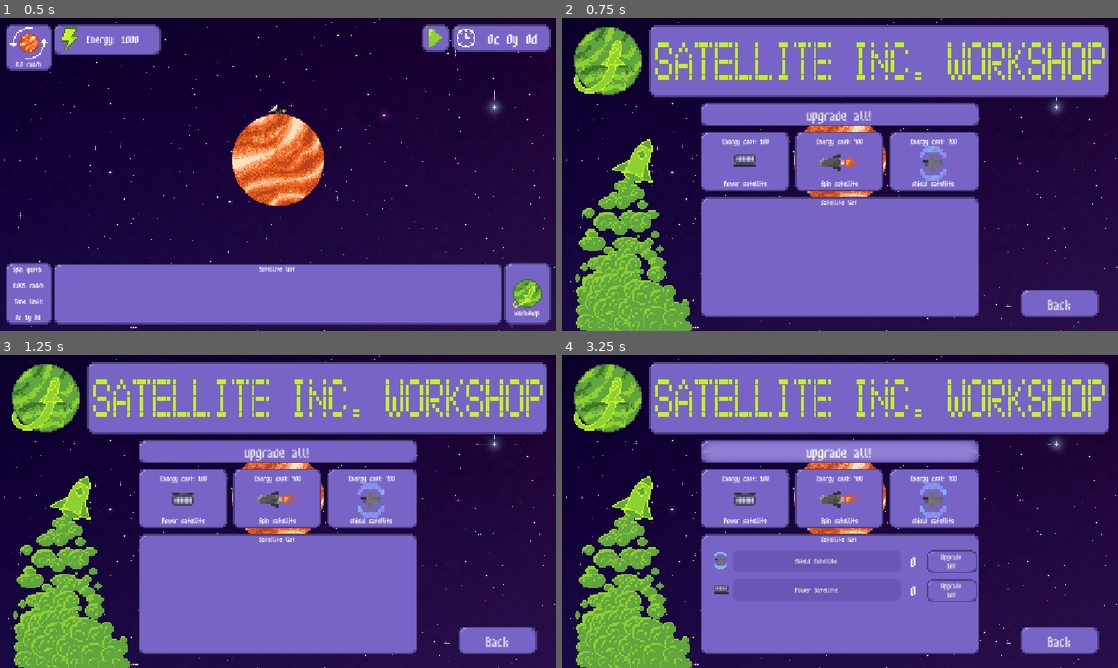
Above: before the commit, frames 1-4 (two rows, left to right).
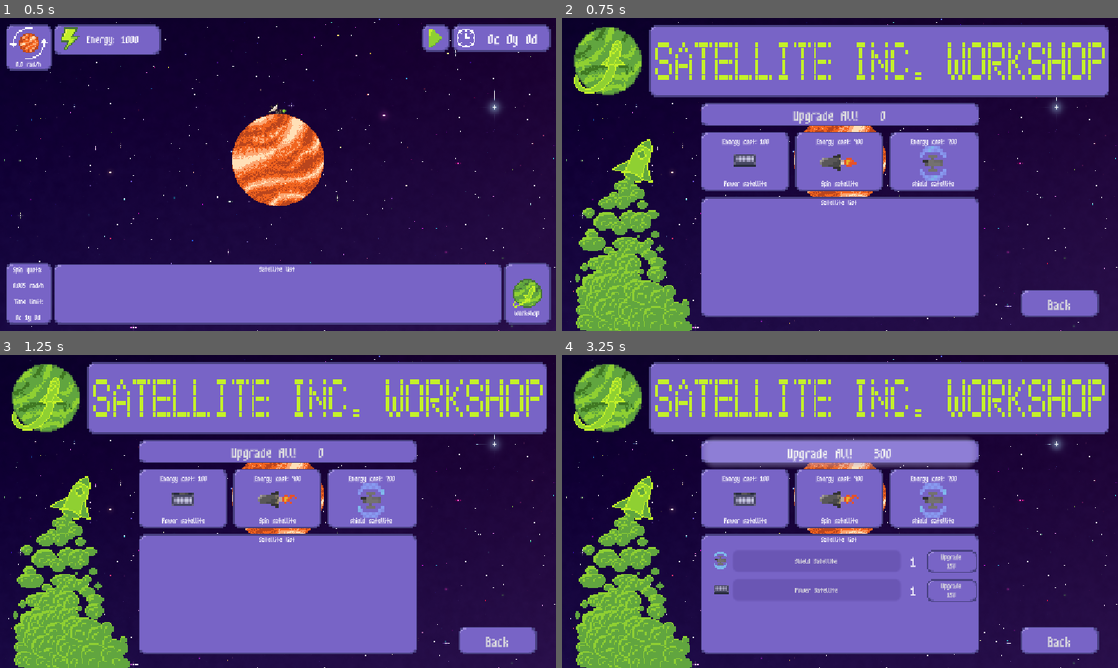
Above: after the commit, the same moments.

Repository: SpookyPlagueDoc777/Orbit-game
Game: Godot game, scene res://Scenes/Game/main_node.tscn
Same seed, same stepped clock (60 frames per second), same inputs: the game is played once before the commit and once after it.
Inputs (mouse positions are in pixels of both pictures, inside the frame that each line leads up to):
- Up to frame 1 (0.5 s): no input
- Up to frame 2 (0.75 s): click (1090, 293) at 0.5 s
- Up to frame 3 (1.25 s): no input
- Up to frame 4 (3.25 s): tap Enter at 1.25 s; move the mouse to (962, 495) at 1.27 s; click (962, 495) at 1.42 s; move the mouse to (728, 527) at 2.02 s; click (728, 527) at 2.17 s; move the mouse to (895, 442) at 2.77 s; click (895, 442) at 2.92 s

Frame 1 is identical in both runs. In frame 2, 0.3% of the frame differs, in the area x 41-59%, y 29-34%; in frame 3, 0.3%; in frame 4, 1.9%, in the area x 25-75%, y 26-78%.

Commit message:
Audio balancing and Upgrade all
that's it

Diff:
--- a/Code/Game/main_node.gd
+++ b/Code/Game/main_node.gd
@@ -56,6 +56,7 @@
 		Global.time_limit_y = Global.TIMELIMITYSTART
 		Global.time_limit_d = Global.TIMELIMITDSTART
 		Global.quota = Global.QUOTASTART
+		Global.upgrade_all = 0
 		planet.rotation = 0
 		TimerDays = 0
 		TimerYears = 0
--- a/Code/Ui/game_ui.gd
+++ b/Code/Ui/game_ui.gd
@@ -7,6 +7,11 @@
 @onready var pause_button: Button = $PauseButton/PauseButton
 @onready var satellite_container: VBoxContainer = $SatelliteList/VBoxContainer/SatelliteScroll/SatelliteContainer
 @onready var satellite_container2: VBoxContainer = $Shop_ui/ShopMenu/ActualButtons/SatellitesList/VBoxContainer/SatelliteScroll/SatelliteContainer
+@onready var upgrade_all_button: Button = $Shop_ui/ShopMenu/ActualButtons/UpgradeAll/UpgradeAllButton
+
+func _process(delta: float) -> void:
+	if shop_menu.visible:
+		upgrade_all_button.text = "Upgrade All!   " + str(Global.upgrade_all)
 
 func _input(event: InputEvent) -> void:
 	if event.is_action_pressed("ui_cancel") and visible == false:
@@ -41,16 +46,19 @@
 		pause_button.button_pressed = !last_state
 
 func update_satellite_list_main() -> void:
+	Global.upgrade_all = 0
 	var satellites: Array = get_tree().get_nodes_in_group("SatelliteGroup")
 	for member in satellite_container.get_children():
 		member.queue_free()
 	for member in satellites:
 		var satelitus = SATELLITE_INFO.instantiate()
 		satellite_container.add_child(satelitus)
-		satelitus.update_info(member)
+		#May be incorrect
+		satelitus.update_info(member, false)
 
 
 func update_satellite_list_shop() -> void:
+	Global.upgrade_all = 0
 	var satellites: Array = get_tree().get_nodes_in_group("SatelliteGroup")
 
 
@@ -59,22 +67,22 @@
 	for member in satellites:
 		var satelitus2 = SATELLITE_INFO.instantiate()
 		satellite_container2.add_child(satelitus2)
-		satelitus2.update_info(member)
+		#May be incorrect
+		satelitus2.update_info(member, false)
 
 func add_to_shop(satelitite: Node) -> void:
 	var satelitus = SATELLITE_INFO.instantiate()
 	satellite_container2.add_child(satelitus)
-	satelitus.update_info(satelitite)
+	satelitus.update_info(satelitite, true)
 
 func add_to_main(satelitite: Node) -> void:
 	var satelitus = SATELLITE_INFO.instantiate()
 	satellite_container.add_child(satelitus)
-	satelitus.update_info(satelitite)
+	satelitus.update_info(satelitite, true)
 
 func _on_buy_energy_satellite_pressed() -> void:
 	var satinfo: Node
 	satinfo = SatelliteManager.launch_satellite(0)
-	print(satinfo)
 	if satinfo != null:
 		add_to_shop(satinfo)
 		add_to_main(satinfo)
@@ -94,3 +102,18 @@
 	if satinfo != null:
 		add_to_shop(satinfo)
 		add_to_main(satinfo)
+
+
+func _on_upgrade_all_button_pressed() -> void:
+	if Global.energy >= Global.upgrade_all:
+		SoundManager.successful_push()
+		Global.energy -= Global.upgrade_all
+		var satellites: Array = get_tree().get_nodes_in_group("SatelliteGroup")
+		var i: int = 0
+		Global.upgrade_all = 0
+		for member in satellites:
+			member.upgrade += 1
+			satellite_container2.get_child(i).update_info(member, false)
+			i += 1
+	else:
+		SoundManager.unsuccessful_push()
--- a/Code/Ui/satellite_info.gd
+++ b/Code/Ui/satellite_info.gd
@@ -17,7 +17,7 @@
 func _process(delta: float) -> void:
 	pass
 
-func update_info(satellites) -> void:
+func update_info(satellites, double: bool) -> void:
 	match satellites.satellitetype:
 		"Spin":
 			sprite.animation = "spin_satellite"
@@ -28,10 +28,14 @@
 	sprite.play()
 	line_edit.text = satellites.satellitename
 	the_satellite = satellites
-	#Global.upgrade_all += the_satellite.upgrade * 50 + 100
+	if double:
+		Global.upgrade_all += (the_satellite.upgrade * 50 + 100)/2
+	else:
+		Global.upgrade_all += (the_satellite.upgrade * 50 + 100)
 	upgrade_num.text = str(the_satellite.upgrade)
 	current_price = the_satellite.upgrade * 50 + 100
 	upgrade_button.text = "Upgrade\n" + str(current_price)
+	print("Upgrade all: " + str(Global.upgrade_all))
 
 
 func _on_line_edit_text_changed(new_text: String) -> void:
@@ -41,17 +45,21 @@
 func _on_upgrade_button_pressed() -> void:
 	if current_price <= Global.energy:
 		SoundManager.successful_push()
-		Global.energy -= current_price
-		the_satellite.upgrade += 1
-		upgrade_num.text = str(the_satellite.upgrade)
 	else:
 		SoundManager.unsuccessful_push()
-	Global.upgrade_all += 50
-	current_price = the_satellite.upgrade * 50 + 100
-	upgrade_button.text = "Upgrade\n" + str(current_price)
+	upgrade()
 
 func _on_update_necessary() -> void:
 	line_edit.text = the_satellite.satellitename
 	upgrade_num.text = str(the_satellite.upgrade)
 	current_price = the_satellite.upgrade * 50 + 100
 	upgrade_button.text = "Upgrade\n" + str(current_price)
+
+func upgrade() -> void:
+	if current_price <= Global.energy:
+		Global.energy -= current_price
+		the_satellite.upgrade += 1
+		upgrade_num.text = str(the_satellite.upgrade)
+	Global.upgrade_all += 50
+	current_price = the_satellite.upgrade * 50 + 100
+	upgrade_button.text = "Upgrade\n" + str(current_price)
--- a/Scenes/UI/game_ui.tscn
+++ b/Scenes/UI/game_ui.tscn
@@ -411,6 +411,7 @@
 ignore_time_scale = true
 
 [connection signal="pressed" from="ShopButton/Button" to="." method="_on_button_pressed"]
+[connection signal="pressed" from="Shop_ui/ShopMenu/ActualButtons/UpgradeAll/UpgradeAllButton" to="." method="_on_upgrade_all_button_pressed"]
 [connection signal="pressed" from="Shop_ui/ShopMenu/ActualButtons/Satellites/EnergySatellite/BuyEnergySatellite" to="." method="_on_buy_energy_satellite_pressed"]
 [connection signal="pressed" from="Shop_ui/ShopMenu/ActualButtons/Satellites/SpinSatellite/BuySpinSatellite" to="." method="_on_buy_spin_satellite_pressed"]
 [connection signal="pressed" from="Shop_ui/ShopMenu/ActualButtons/Satellites/ShieldSatellite/BuyShieldSatellite" to="." method="_on_buy_shield_satellite_pressed"]
Not shown, changed: Audio/SFX/declick.wav
